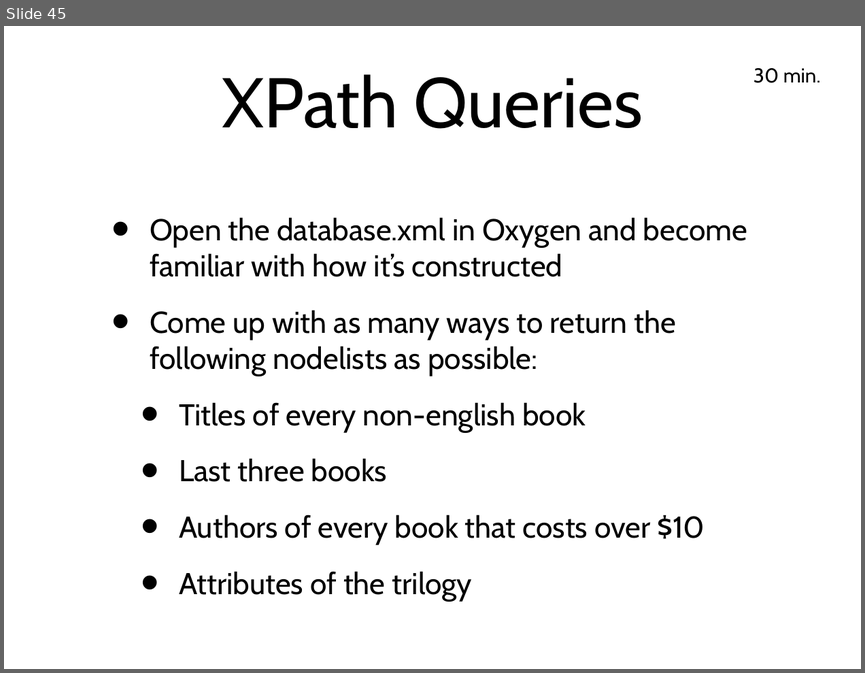
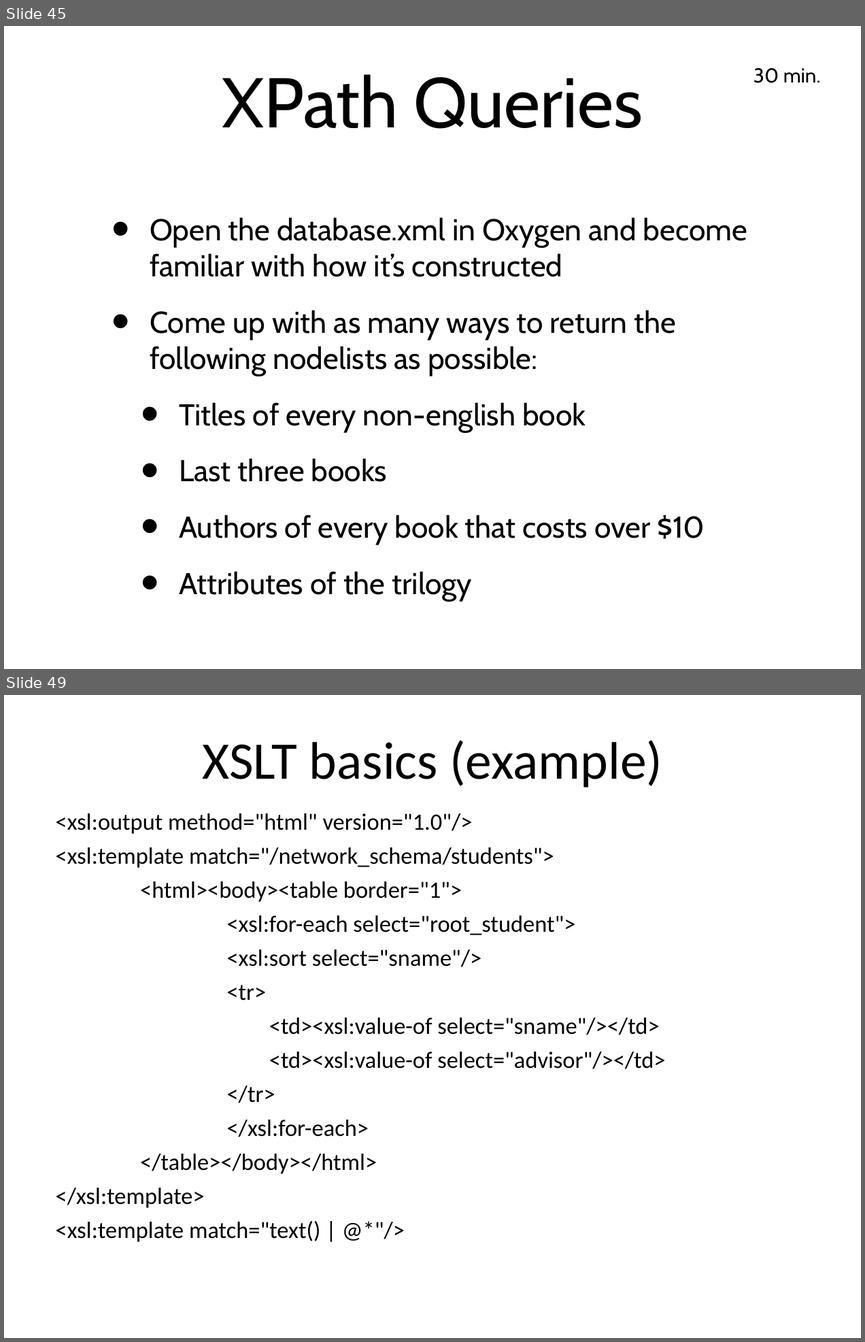
Before and after one commit to tathougies/zynx-se-bootcamp, a slide deck: xml/xml-schema-xpath.ppt. Shown one above the other, each under a label of ours: slide 45 before the commit, slides 45 and 49 after it; the slides between them are not shown. The pictures are 865x673 and 865x1342 pixels, drawn with LibreOffice and Linux fonts; fonts in the diff are those of the drawing. Boxes give left, top, right and bottom in pixels: in the first picture for what was removed or moved away, otherwise in the second. Text is boxed around its words. In the diff, an @@ line names an element or a change of style, - is before the commit and + after.

```diff
--- a/xml/xml-schema-xpath.ppt
+++ b/xml/xml-schema-xpath.ppt
@@ slide 49 added at box(4, 695, 861, 1338), background #FFFFFF @@
@@ title added at box(203, 740, 662, 787), 63 pt, text #000000 @@
+XSLT basics (example)
@@ text added at box(56, 813, 665, 1242), 28 pt, text #000000 @@
+<xsl:output method="html" version="1.0"/>
+<xsl:template match="/network_schema/students">
+<html><body><table border="1">
+<xsl:for-each select="root_student">
+<xsl:sort select="sname"/>
+<tr>
+<td><xsl:value-of select="sname"/></td>
+<td><xsl:value-of select="advisor"/></td>
+</tr>
+</xsl:for-each>
+</table></body></html>
+</xsl:template>
+<xsl:template match="text() | @*"/>
```
Also in this commit, not shown: 37 other slides added, 1 other file.
